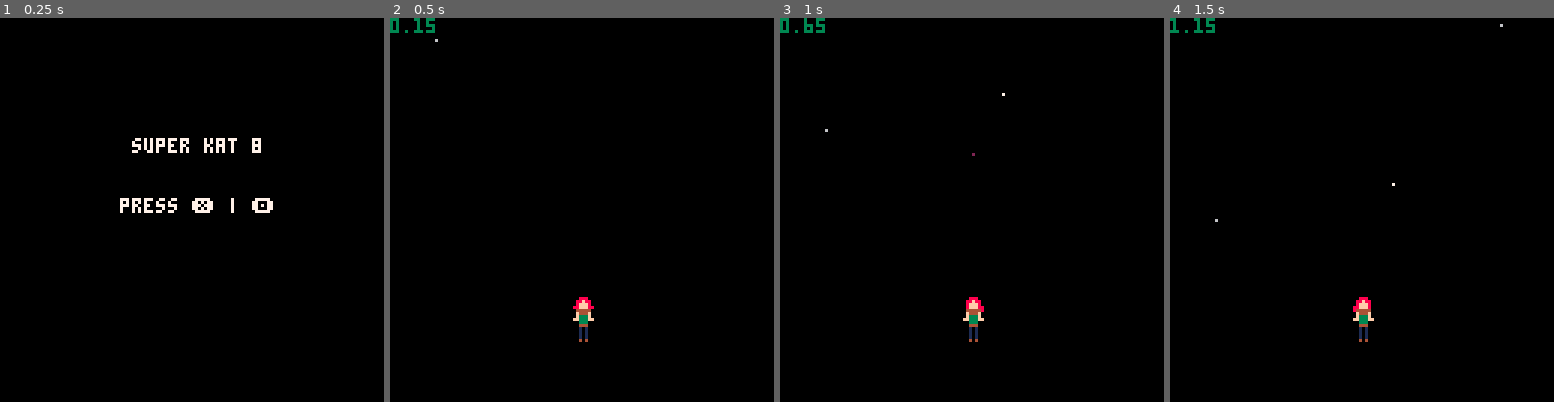
Above: before the commit, frames 1-4 (left to right).
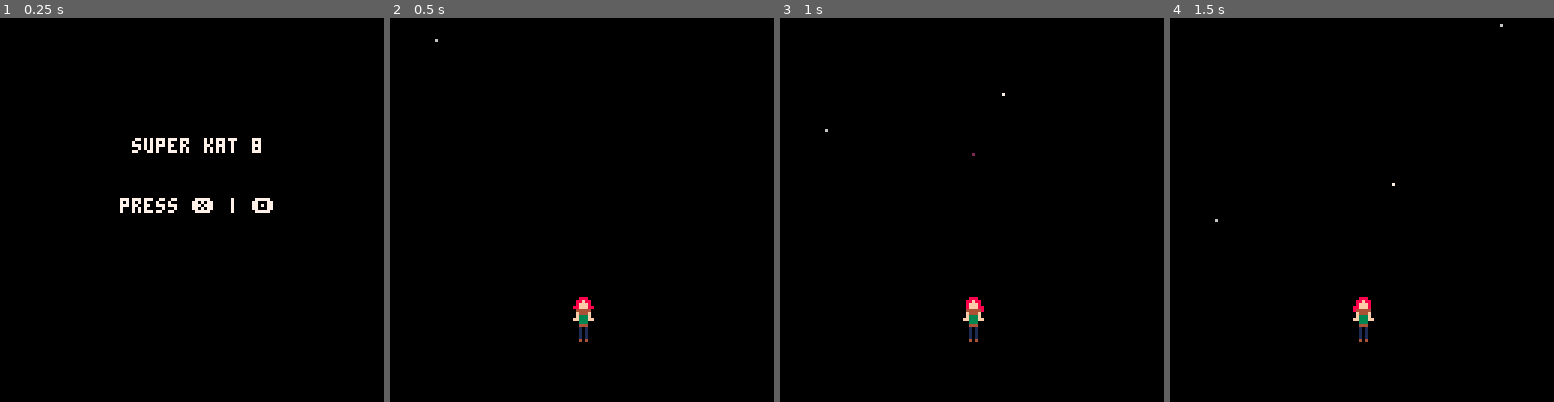
Above: after the commit, the same moments.

Repository: nsatragno/pico8-carts
Game: PICO-8 cartridge super_kat_8/super_kat_8.p8
Same seed, same stepped clock (60 frames per second), same inputs: the game is played once before the commit and once after it.
Inputs:
- Up to frame 1 (0.25 s): no input
- Up to frame 2 (0.5 s): tap X (X key) at 0.33 s
- Up to frame 3 (1 s): tap O (Z key) at 0.7 s
- Up to frame 4 (1.5 s): tap X (X key) at 1.07 s

Frame 1 is identical in both runs. In frame 2, 0.2% of the frame differs, in the area x 0-12%, y 0-4%; in frame 3, 0.2%; in frame 4, 0.2%.

Commit message:
Player can die.

Diff:
--- a/super_kat_8/super_kat_8.p8
+++ b/super_kat_8/super_kat_8.p8
@@ -8,6 +8,8 @@
   x = 64,
   y = 100,
   cd = 5,
+  state = "alive",
+  lives = 3,
  }
  stars = {}
  shots = {}
@@ -28,6 +30,8 @@
    offset = 3,
   }
  }
+
+ particles = {}
 end
 
 function normalize(x, y)
@@ -64,29 +68,31 @@
 
  -- game state
  offset = time() - start_time
- player.sprite = (time() * 5) % 4
- if btn(⬅️) then
-  player.x -= 1
- end
- if btn(➡️) then
-  player.x += 1
- end
- if btn(⬇️) then
-  player.y += 1
- end
- if btn(⬆️) then
-  player.y -= 1
- end
- if player.cd <= 0 and btn(🅾️ ) then
-  player.cd = 10
-  add(shots, {
-   x = player.x,
-   y = player.y - 1
-  })
- end
- player.x = mid(0, player.x, 127)
- player.y = mid(0, player.y, 127)
- player.cd = max(0, player.cd - 1)
+ if player.state == "alive" then
+  player.sprite = (time() * 5) % 4
+  if btn(⬅️) then
+   player.x -= 1
+  end
+  if btn(➡️) then
+   player.x += 1
+  end
+  if btn(⬇️) then
+   player.y += 1
+  end
+  if btn(⬆️) then
+   player.y -= 1
+  end
+  if player.cd <= 0 and btn(🅾️ ) then
+   player.cd = 10
+   add(shots, {
+    x = player.x,
+    y = player.y - 1
+   })
+  end
+  player.x = mid(0, player.x, 127)
+  player.y = mid(0, player.y, 127)
+  player.cd = max(0, player.cd - 1)
+ end
 
  if flr(rnd() * 20) == 0 then
    add(stars, {
@@ -156,9 +162,44 @@
   if not collides(bullet, 0, 128, 0, 128) then
    del(bullets, bullet)
   end
-  if collides(bullet, player.x - 1, player.x + 1, player.y - 1, player.y + 1) then
-   -- player takes damage
-    stop()
+  if player.state == "alive" and
+     collides(bullet, player.x - 1, player.x + 1, player.y - 1, player.y + 1) then
+   del(bullets, bullet)
+   player.state = "dead"
+   player.lives -= 1
+   for s = 0.25, 1, 0.25 do
+    for i = 1, 32 do
+     local colour
+     if i < 6 then
+      colour = 4
+     elseif i < 11 then
+      colour = 8
+     elseif i < 20 then
+      colour = 4
+     elseif i < 30 then
+      colour = 1
+     else
+      colour = 4
+     end
+     add(particles, {
+      x = player.x,
+      y = player.y,
+      life = 200,
+      dx = cos(i / 32) * s,
+      dy = sin(i / 32) * s,
+      colour = colour,
+     })
+    end
+   end
+  end
+ end
+
+ for particle in all(particles) do
+  particle.x += particle.dx
+  particle.y += particle.dy
+  particle.life -= 1
+  if particle.life <= 0 then
+   del(particles, particle)
   end
  end
 end
@@ -174,11 +215,12 @@
 
  -- game
  for star in all(stars) do
-   pset(star.x, star.y, star.colour)
- end
-
- for shot in all(shots) do
-   pset(shot.x, shot.y, 2)
+  pset(star.x, star.y, star.colour)
+ end
+
+ for particle in all(particles) do
+  -- todo make stars particles
+  pset(particle.x, particle.y, particle.colour)
  end
 
  for brush in all(brushes) do
@@ -190,16 +232,20 @@
   --rectfill(brush.x - 2, brush.y - 3, brush.x + 1, brush.y + 4, 3)
  end
 
+ for shot in all(shots) do
+   pset(shot.x, shot.y, 2)
+ end
+
  for bullet in all(bullets) do
   pset(bullet.x, bullet.y, 14 + flr(time() * 8) % 2)
  end
 
- spr(player.sprite, player.x - 3, player.y - 8, 1, 2)
-
- rectfill(player.x - 1, player.y - 1, player.x + 1, player.y + 1, 3)
+ if player.state == "alive" then
+  spr(player.sprite, player.x - 3, player.y - 8, 1, 2)
+  rectfill(player.x - 1, player.y - 1, player.x + 1, player.y + 1, 3)
+ end
 
  -- hud
- print(offset)
 end
 __gfx__
 00000000000000000000000000000000000000000000000000000000000000000000000000000000000000000000000000000000000000000000000000000000
